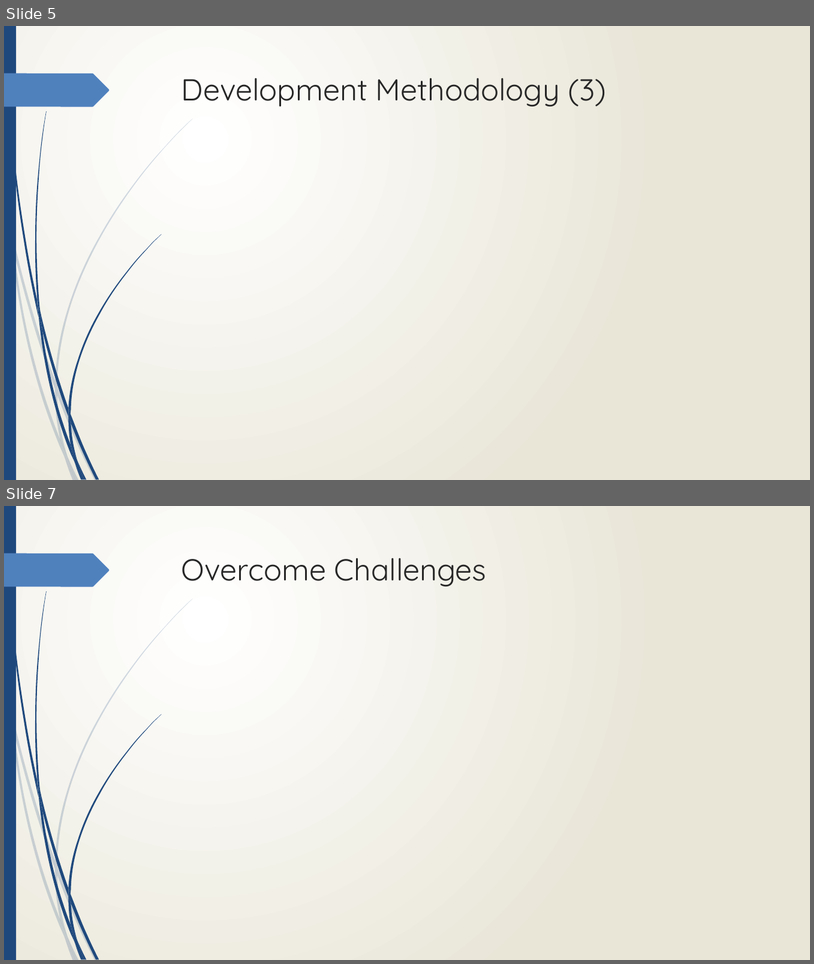
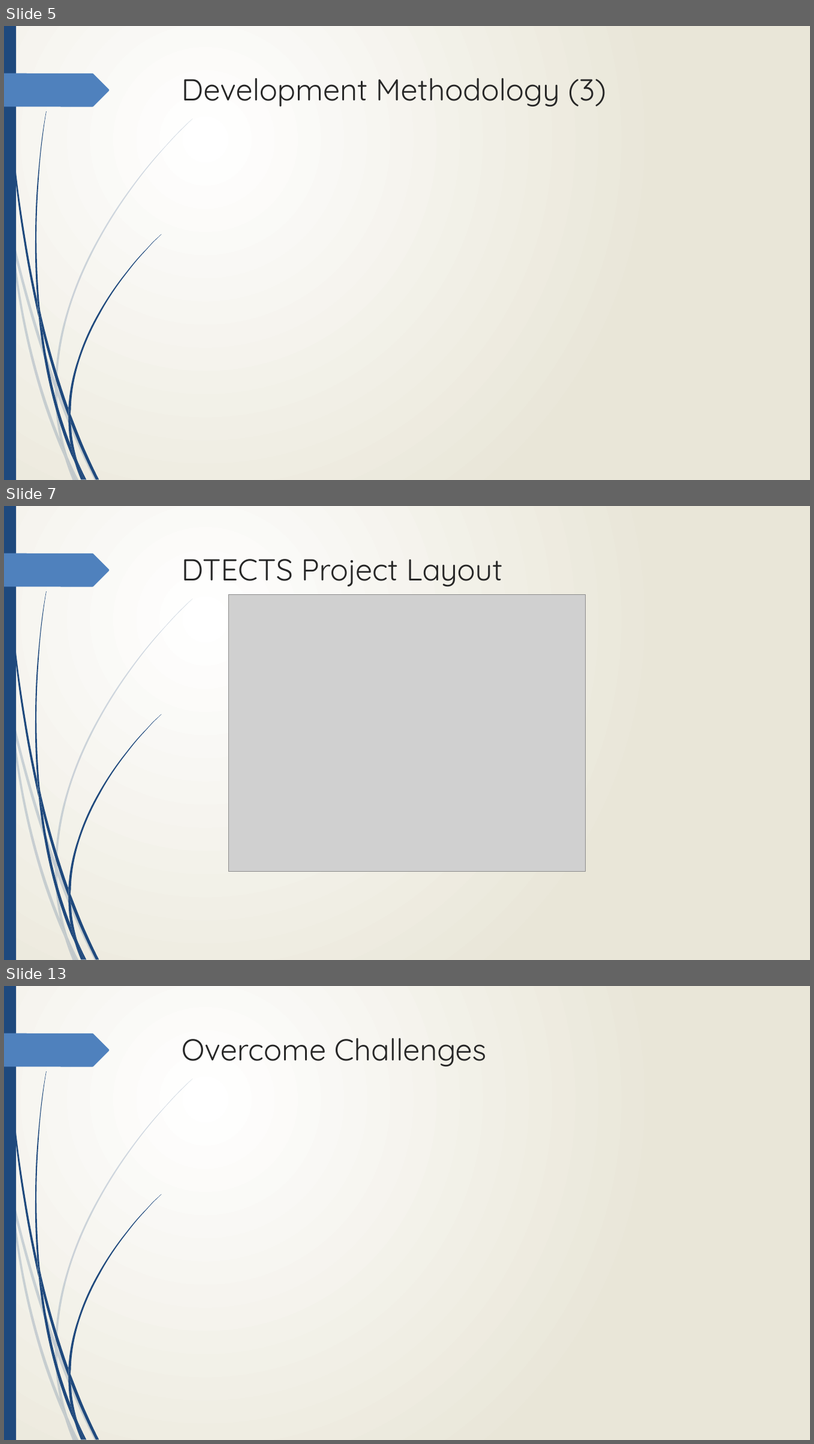
Before and after one commit to Jmr-Work/Pivotal_Presentation, a slide deck: Suppl/Pivotal Presentation - DTECTS.pptx. Shown one above the other, each under a label of ours: slides 5 and 7 before the commit, slides 5, 7 and 13 after it; the slides between them are not shown. The pictures are 814x964 and 814x1444 pixels, drawn with LibreOffice and Linux fonts; fonts in the diff are those of the drawing; grey boxes stand for pictures. Boxes give left, top, right and bottom in pixels: in the first picture for what was removed or moved away, otherwise in the second. Text is boxed around its words. In the diff, an @@ line names an element or a change of style, - is before the commit and + after.

Commit message:
(+)    add images/ and dir layout slide anim

```diff
--- a/Suppl/Pivotal Presentation - DTECTS.pptx
+++ b/Suppl/Pivotal Presentation - DTECTS.pptx
@@ slide 7 added at <box>4,506,810,960</box>, background gradient #FFFFFF to #EAE7D8; not listed: 24 template elements that a slide beside it also shows @@
@@ title added at <box>182,559,503,586</box>, 36 pt, text #262626 @@
+DTECTS Project Layout
@@ picture added at <box>228,595,586,871</box> @@
@@ what was slide 7 is now slide 13 @@
```
Also in this commit, not shown: 2 slides changed, 5 other slides added, 31 other files.
